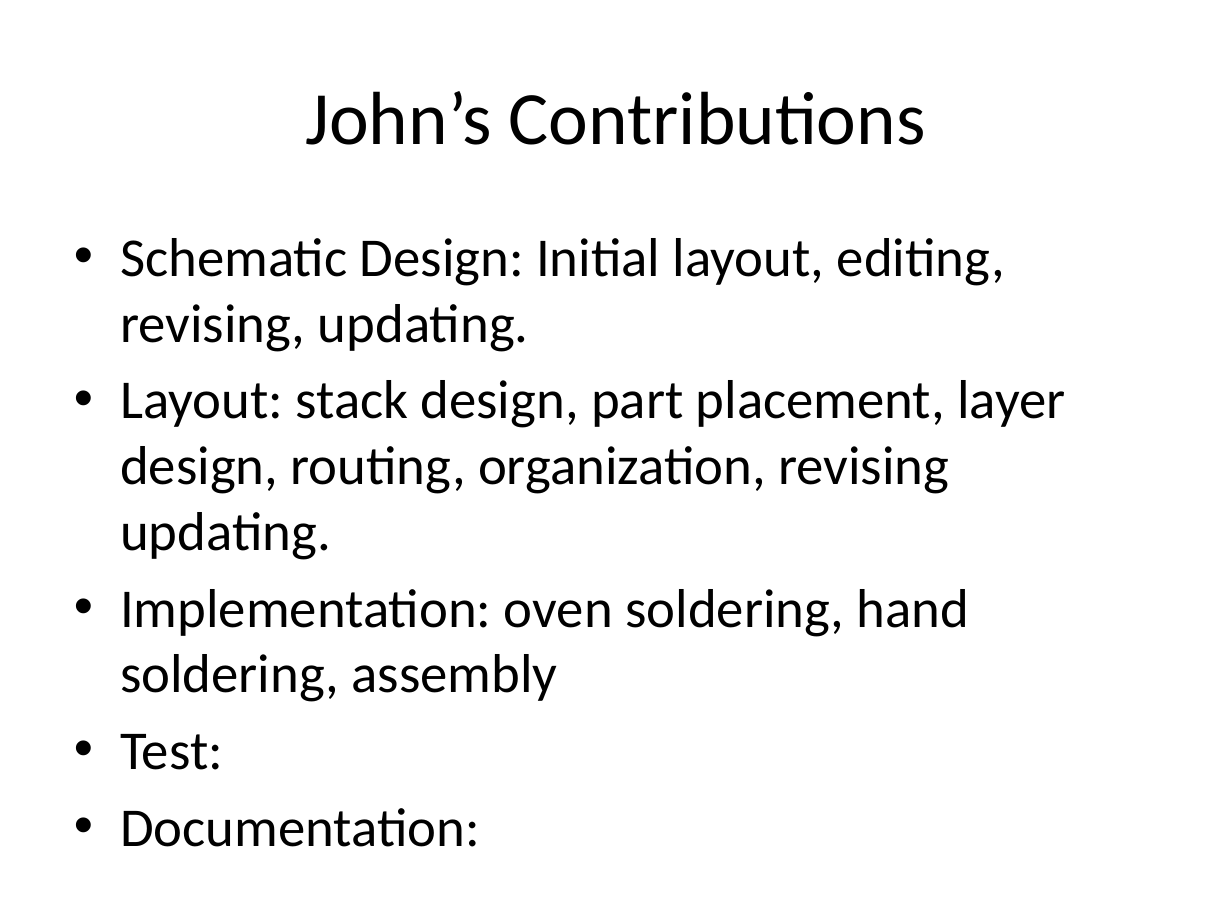
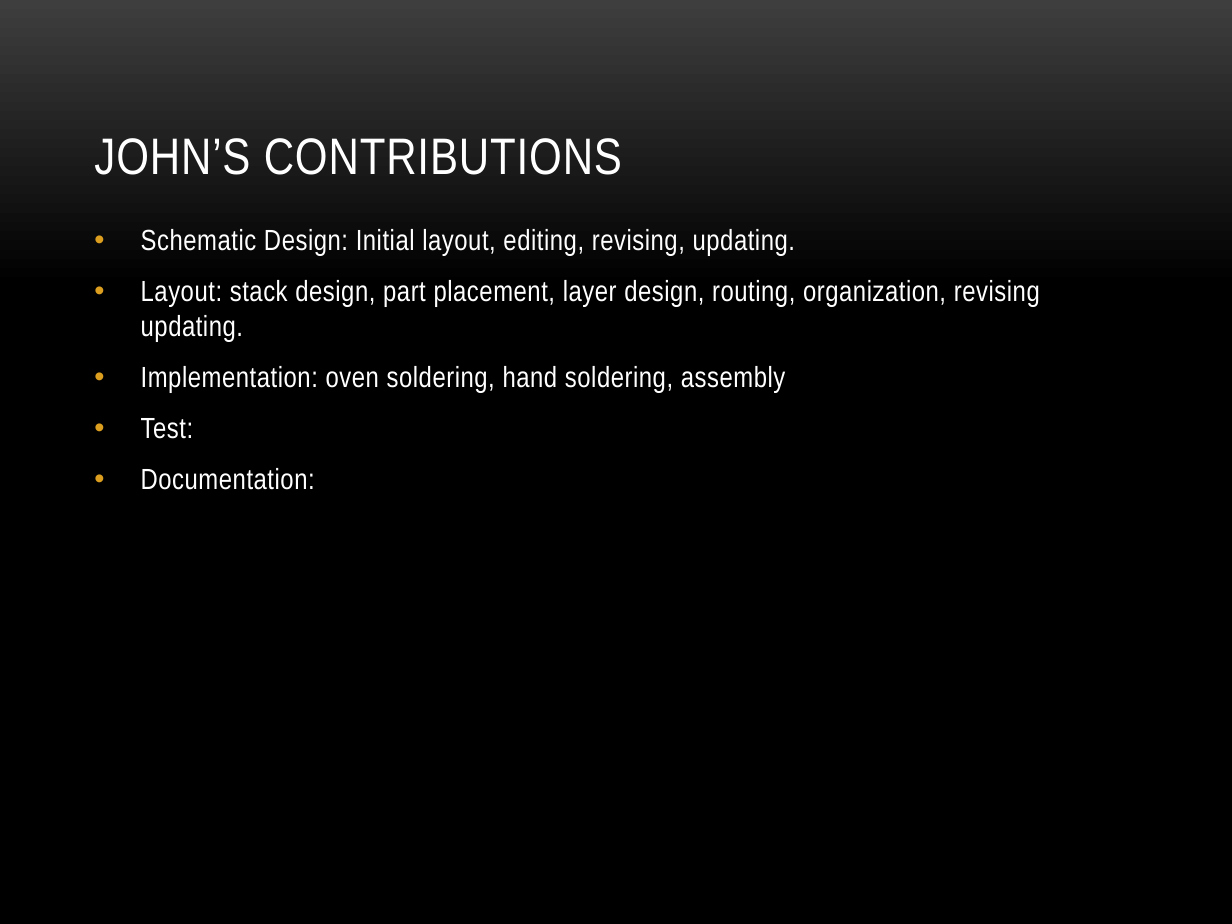
Before and after one commit to dosferatu/electronic-compass, a slide deck: slide 22 of Documentation/Project Documentation/Project Presentation.pptx (slide 21 before the commit). Drawn at 1232x924 pixels with LibreOffice and Linux fonts; fonts in the diff are those of the drawing; background and template pictures are left out. Boxes give left, top, right and bottom in pixels: in the first picture for what was removed or moved away, otherwise in the second. Text is boxed around its words. In the diff, an @@ line names an element or a change of style, - is before the commit and + after.

```diff
--- a/Documentation/Project Documentation/Project Presentation.pptx
+++ b/Documentation/Project Documentation/Project Presentation.pptx
@@ background #FFFFFF to picture (left out) @@
@@ title "JOHN’S CONTRIBUTIONS" at [94, 138, 622, 175]: vertical alignment middle to bottom @@
@@ title at [94, 138, 622, 175]: text changed; size 44 to 30 pt; font Calibri to Arial Narrow; text colour #000000 to #FFFFFF @@
-John’s Contributions
+JOHN’S CONTRIBUTIONS
@@ text "Schematic Design: Initial layout, editing, ...": place and size @@
-text "Schematic Design: Initial layout, editing, ..." at [120, 238, 1065, 847]
+text "Schematic Design: Initial layout, editing, ..." at [141, 229, 1040, 490]
@@ text "Schematic Design: Initial layout, editing, ..." at [141, 229, 1040, 490]: size 32 to 17 pt, font Calibri to Arial Narrow, text colour #000000 to #FFFFFF, letter spacing 0 to 0.3 pt; more space between paragraphs @@
```
Also in this commit, not shown: 24 other slides changed, 2 slides added, 1 slide removed, 2 other files.
